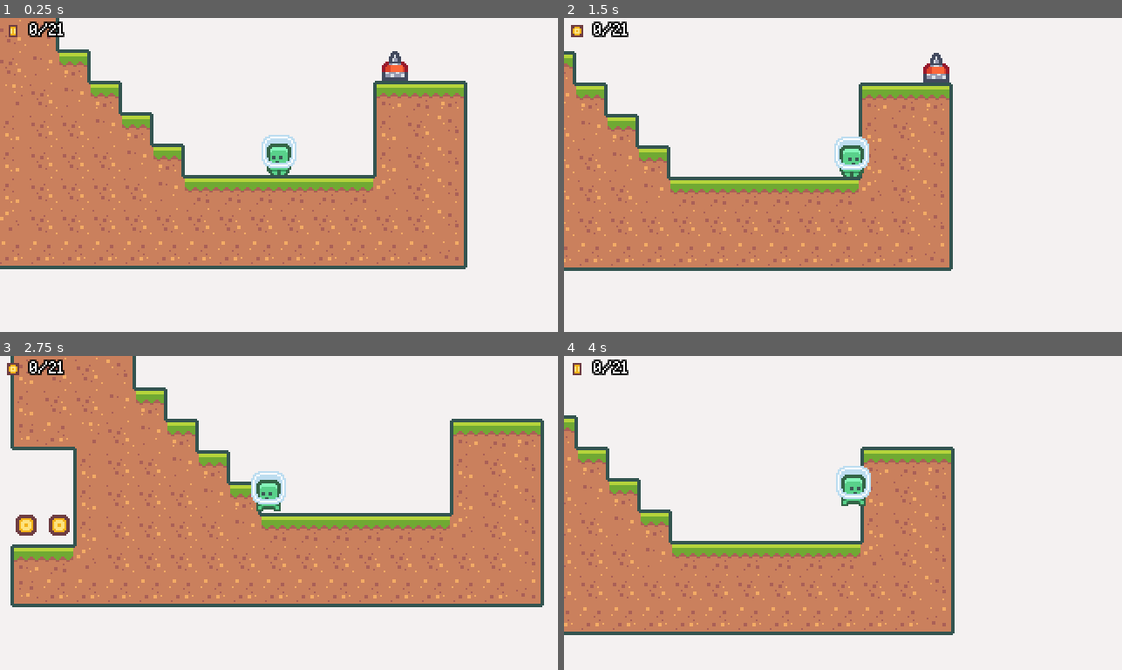
Above: before the commit, frames 1-4 (two rows, left to right).
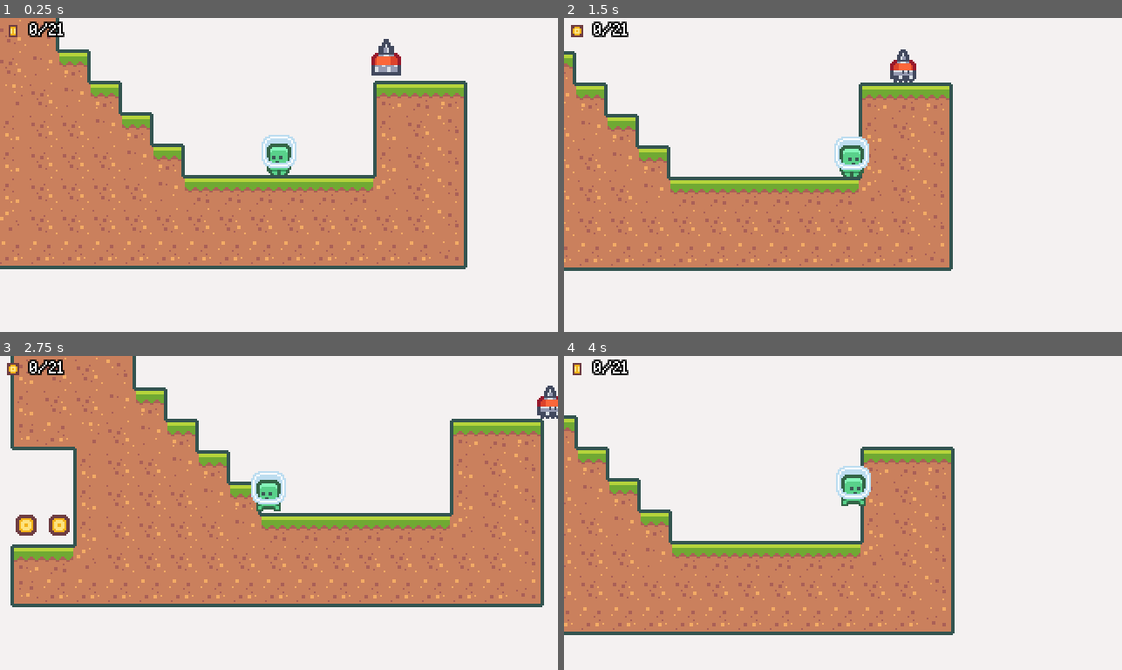
Above: after the commit, the same moments.

Repository: edivancamargo/2DPlatformerUdemy
Game: Godot game, scene res://src/scenes/Main.tscn
The game is run twice, just before and just after one commit, with the same random seed, the same clock (stepped at 60 frames per second) and the same inputs.
Inputs:
- Up to frame 1 (0.25 s): no input
- Up to frame 2 (1.5 s): hold Right (move_right) from 0.53 s (still down); tap R (dash) at 0.6, 1.35 s; tap Space (jump) at 0.77 s
- Up to frame 3 (2.75 s): tap Space (jump) at 1.52 s; release Right (move_right) at 2.03 s; hold Left (move_left) from 2.03 s (still down); tap R (dash) at 2.1 s
- Up to frame 4 (4 s): release Left (move_left) at 2.78 s; hold Right (move_right) from 2.78 s (still down); tap R (dash) at 2.85, 3.6 s; tap Space (jump) at 3.02, 3.77 s

The runs differ from the first frame. In frame 1, 0.6% of the frame differs, in the area x 66-74%, y 6-20%; in frame 2, 0.7%, in the area x 58-70%, y 10-21%; in frame 3, 0.3%; in frame 4, nothing differs.

Commit message:
Finish Enemy Spawn animation

Diff:
--- a/src/scenes/Enemy/Enemy.gd
+++ b/src/scenes/Enemy/Enemy.gd
@@ -4,13 +4,15 @@
 
 enum Direction {RIGHT, LEFT}
 export(Direction) var initialDirection
+export var isSpawning: bool = false
+
+onready var animatedSprite: AnimatedSprite = $Visuals/AnimatedSprite
 
 var startDirection: Vector2 = Vector2.ZERO
 var maxSpeed: int = 25
 var velocity: Vector2 = Vector2.ZERO
 var direction: Vector2 = Vector2.RIGHT
 var gravity: int = 500
-onready var animatedSprite: AnimatedSprite = $AnimatedSprite
 
 func _ready() -> void:
 	set_enemy_direction()
@@ -18,6 +20,9 @@
 	$HurtBox.connect("area_entered", self, "on_hurtbox_entered")
 
 func _process(delta) -> void:
+	if isSpawning:
+		return
+
 	velocity.x = (direction * maxSpeed).x
 	velocity.y += gravity * delta
 	velocity = move_and_slide(velocity, Vector2.UP)
--- a/src/scenes/Enemy/Enemy.tscn
+++ b/src/scenes/Enemy/Enemy.tscn
@@ -1,12 +1,126 @@
-[gd_scene load_steps=11 format=2]
+[gd_scene load_steps=12 format=2]
 
 [ext_resource path="res://assets/enemies/character_0016.png" type="Texture" id=1]
 [ext_resource path="res://assets/enemies/character_0015.png" type="Texture" id=2]
 [ext_resource path="res://src/scenes/Enemy/Enemy.gd" type="Script" id=3]
 [ext_resource path="res://assets/enemies/character_0017.png" type="Texture" id=4]
 
+[sub_resource type="Animation" id=7]
+resource_name = "Default"
+length = 0.1
+tracks/0/type = "value"
+tracks/0/path = NodePath("HitBox/CollisionShape2D:disabled")
+tracks/0/interp = 1
+tracks/0/loop_wrap = true
+tracks/0/imported = false
+tracks/0/enabled = true
+tracks/0/keys = {
+"times": PoolRealArray( 0 ),
+"transitions": PoolRealArray( 1 ),
+"update": 1,
+"values": [ false ]
+}
+tracks/1/type = "value"
+tracks/1/path = NodePath("HurtBox/CollisionShape2D:disabled")
+tracks/1/interp = 1
+tracks/1/loop_wrap = true
+tracks/1/imported = false
+tracks/1/enabled = true
+tracks/1/keys = {
+"times": PoolRealArray( 0 ),
+"transitions": PoolRealArray( 1 ),
+"update": 1,
+"values": [ false ]
+}
+tracks/2/type = "value"
+tracks/2/path = NodePath("Visuals/AnimatedSprite:animation")
+tracks/2/interp = 1
+tracks/2/loop_wrap = true
+tracks/2/imported = false
+tracks/2/enabled = true
+tracks/2/keys = {
+"times": PoolRealArray( 0 ),
+"transitions": PoolRealArray( 1 ),
+"update": 1,
+"values": [ "Run" ]
+}
+tracks/3/type = "value"
+tracks/3/path = NodePath(".:isSpawning")
+tracks/3/interp = 1
+tracks/3/loop_wrap = true
+tracks/3/imported = false
+tracks/3/enabled = true
+tracks/3/keys = {
+"times": PoolRealArray( 0 ),
+"transitions": PoolRealArray( 1 ),
+"update": 1,
+"values": [ false ]
+}
+
 [sub_resource type="Animation" id=6]
 resource_name = "Spawn"
+length = 0.75
+step = 0.05
+tracks/0/type = "value"
+tracks/0/path = NodePath("Visuals/AnimatedSprite:animation")
+tracks/0/interp = 1
+tracks/0/loop_wrap = true
+tracks/0/imported = false
+tracks/0/enabled = true
+tracks/0/keys = {
+"times": PoolRealArray( 0 ),
+"transitions": PoolRealArray( 1 ),
+"update": 1,
+"values": [ "Spawn" ]
+}
+tracks/1/type = "value"
+tracks/1/path = NodePath("Visuals:scale")
+tracks/1/interp = 2
+tracks/1/loop_wrap = true
+tracks/1/imported = false
+tracks/1/enabled = true
+tracks/1/keys = {
+"times": PoolRealArray( 0, 0.25, 0.35 ),
+"transitions": PoolRealArray( 1, 1, 1 ),
+"update": 0,
+"values": [ Vector2( 0, 0 ), Vector2( 1.2, 1.2 ), Vector2( 1, 1 ) ]
+}
+tracks/2/type = "value"
+tracks/2/path = NodePath("HitBox/CollisionShape2D:disabled")
+tracks/2/interp = 1
+tracks/2/loop_wrap = true
+tracks/2/imported = false
+tracks/2/enabled = true
+tracks/2/keys = {
+"times": PoolRealArray( 0 ),
+"transitions": PoolRealArray( 1 ),
+"update": 1,
+"values": [ true ]
+}
+tracks/3/type = "value"
+tracks/3/path = NodePath("HurtBox/CollisionShape2D:disabled")
+tracks/3/interp = 1
+tracks/3/loop_wrap = true
+tracks/3/imported = false
+tracks/3/enabled = true
+tracks/3/keys = {
+"times": PoolRealArray( 0 ),
+"transitions": PoolRealArray( 1 ),
+"update": 1,
+"values": [ true ]
+}
+tracks/4/type = "value"
+tracks/4/path = NodePath(".:isSpawning")
+tracks/4/interp = 1
+tracks/4/loop_wrap = true
+tracks/4/imported = false
+tracks/4/enabled = true
+tracks/4/keys = {
+"times": PoolRealArray( 0 ),
+"transitions": PoolRealArray( 1 ),
+"update": 1,
+"values": [ true ]
+}
 
 [sub_resource type="SpriteFrames" id=1]
 animations = [ {
@@ -35,11 +149,18 @@
 
 [node name="Enemy" type="KinematicBody2D"]
 script = ExtResource( 3 )
+isSpawning = true
 
 [node name="AnimationPlayer" type="AnimationPlayer" parent="."]
+autoplay = "Spawn"
+anims/Default = SubResource( 7 )
 anims/Spawn = SubResource( 6 )
-
-[node name="AnimatedSprite" type="AnimatedSprite" parent="."]
+next/Spawn = "Default"
+
+[node name="Visuals" type="Node2D" parent="."]
+scale = Vector2( 1e-05, 1e-05 )
+
+[node name="AnimatedSprite" type="AnimatedSprite" parent="Visuals"]
 position = Vector2( 0, -12 )
 frames = SubResource( 1 )
 animation = "Spawn"
@@ -67,6 +188,7 @@
 
 [node name="CollisionShape2D" type="CollisionShape2D" parent="HitBox"]
 shape = SubResource( 4 )
+disabled = true
 
 [node name="HurtBox" type="Area2D" parent="."]
 position = Vector2( 0, -8 )
@@ -75,3 +197,4 @@
 
 [node name="CollisionShape2D" type="CollisionShape2D" parent="HurtBox"]
 shape = SubResource( 5 )
+disabled = true
